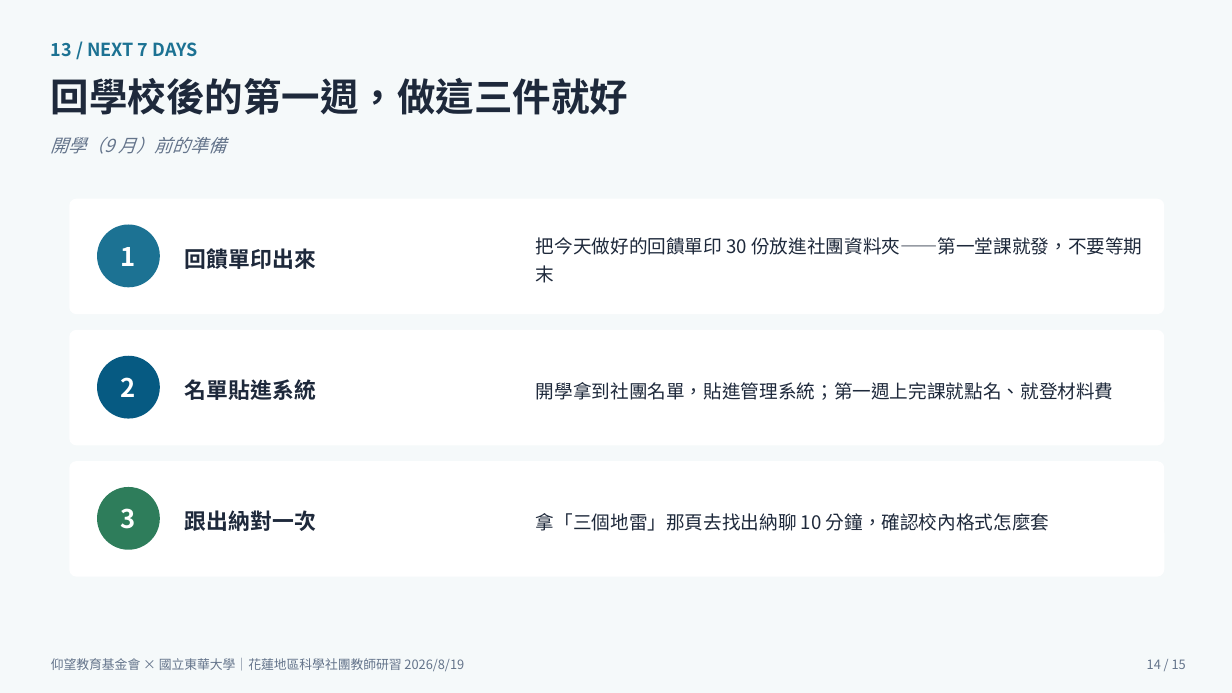
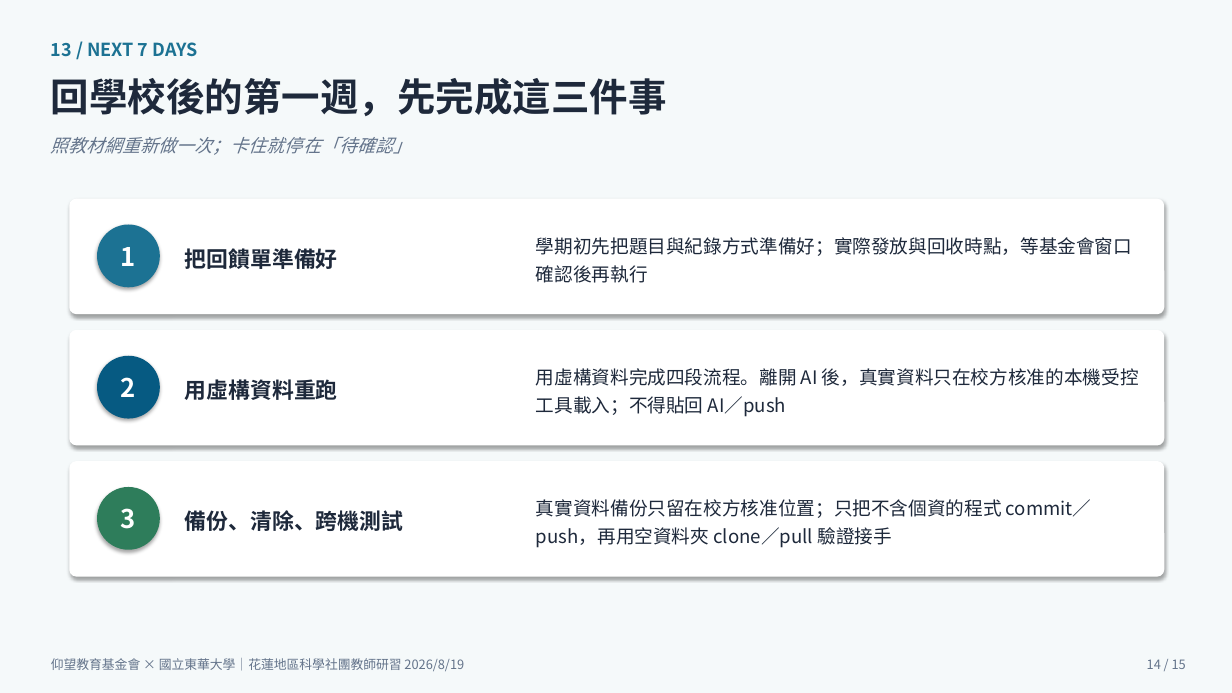
Before and after one commit to cwstedctw/sci-club-toolkit, a slide deck: slide 14 of part2-豐兆/20260819研習主講簡報_回饋單出席核銷_游豐兆.pptx. Drawn at 1232x693 pixels with LibreOffice and Linux fonts; fonts in the diff are those of the drawing. Boxes give left, top, right and bottom in pixels: in the first picture for what was removed or moved away, otherwise in the second. Text is boxed around its words. In the diff, an @@ line names an element or a change of style, - is before the commit and + after.

Commit message:
全教材自學化：補關 3–5、來源與規格範本，並對齊 8/13 定案流程
立霧 8/13 本機修正：16 份 HTML、GitHub 交接鏈、豐兆簡報與安裝講義。未部署。

```diff
--- a/part2-豐兆/20260819研習主講簡報_回饋單出席核銷_游豐兆.pptx
+++ b/part2-豐兆/20260819研習主講簡報_回饋單出席核銷_游豐兆.pptx
@@ text at (51, 78, 667, 116): text changed @@
-回學校後的第一週，做這三件就好
+回學校後的第一週，先完成這三件事
@@ text at (51, 137, 411, 155): text changed @@
-開學（9 月）前的準備
+照教材網重新做一次；卡住就停在「待確認」
@@ text at (536, 237, 1132, 283): text changed @@
-把今天做好的回饋單印 30 份放進社團資料夾——第一堂課就發，不要等期末
+學期初先把題目與紀錄方式準備好；實際發放與回收時點，等基金會窗口確認後再執行
@@ text at (185, 248, 338, 269): text changed @@
-回饋單印出來
+把回饋單準備好
@@ text at (185, 379, 338, 400): text changed @@
-名單貼進系統
+用虛構資料重跑
@@ text at (536, 368, 1139, 417): text changed @@
-開學拿到社團名單，貼進管理系統；第一週上完課就點名、就登材料費
+用虛構資料完成四段流程。離開 AI 後，真實資料只在校方核准的本機受控工具載入；不得貼回 AI／push
@@ shadow on in 7 elements at (97, 225, 160, 287), (97, 356, 160, 419), (97, 487, 160, 550), (0, 0, 1232, 693), (69, 199, 1165, 314), (69, 330, 1165, 445), (69, 461, 1165, 577) @@
@@ text at (536, 499, 1092, 548): text changed @@
-拿「三個地雷」那頁去找出納聊 10 分鐘，確認校內格式怎麼套
+真實資料備份只留在校方核准位置；只把不含個資的程式 commit／push，再用空資料夾 clone／pull 驗證接手
@@ text at (185, 510, 404, 531): text changed @@
-跟出納對一次
+備份、清除、跨機測試
```
Also in this commit, not shown: 14 other slides changed, 33 other files.
